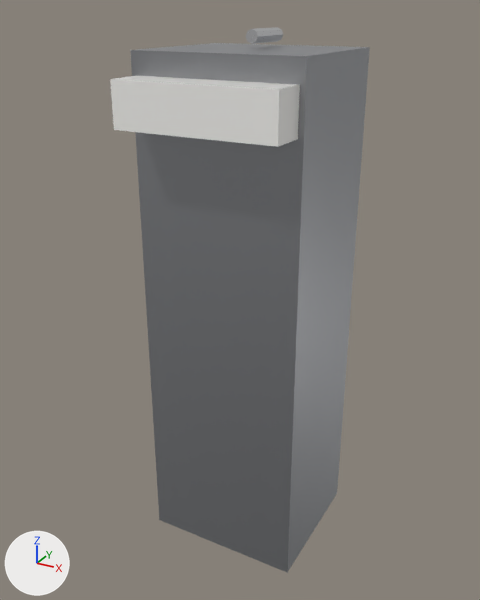
A saved change to the glTF model public/models/authoring/plumbing-fountain.glb.
Before and after are seen from a camera (50 mm lens) standing at (0.571, -1.171, 1.064) and looking at (-0.011, -0.112, 0.535). The lights are fixed; the arrows at lower left show +X, +Y and +Z. The older version comes first. Where no turn or scale is listed for an object, it has been applied to the vertices. Vertices at exactly the same position are counted once.

The first picture shows 'Basin', 'Body.002', 'Spout'.
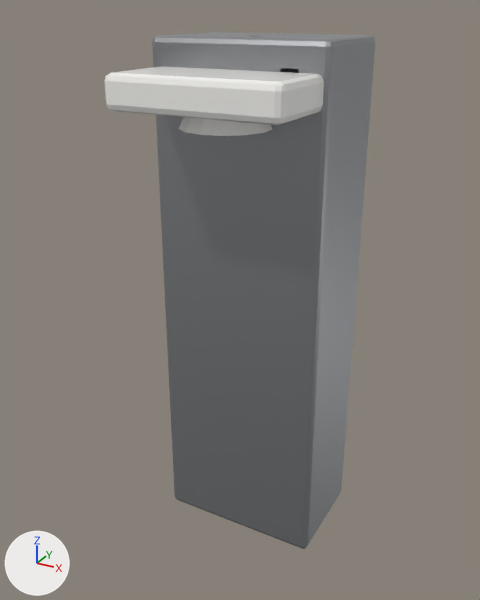
Where the change shows, as pixel boxes [x1, y1, x2, y2] in the pictures (480 x 600 px):
'Body.002', reshaped (7% narrower): before [130, 43, 370, 573]; after [152, 32, 376, 549]
'Basin', reshaped: before [110, 76, 300, 147]; after [105, 66, 324, 125]
'Well.001', added: after [179, 117, 273, 136]
'Spout', deleted: before [246, 27, 283, 44]

The change, as a list of edits to the scene's bpy script:
```text
Change me_basin:
    used by ob_basin; location = (0.0, 0.0, 0.0)
    remove me_basin.from_pydata(...)  # 8 vertices, 12 faces; spans x -0.15..0.15, y -0.29..-0.07, z 0.88..0.96
    add me_basin.from_pydata(...)  # 56 vertices, 108 faces; spans x -0.16..0.16, y -0.3..-0.06, z 0.91..0.97
    me_basin part 1: the whole mesh is rebuilt
Change me_body_002:
    used by ob_body_002; location = (0.0, 0.0, 0.0)
    remove me_body_002.from_pydata(...)  # 8 vertices, 12 faces; spans x -0.16..0.16, y -0.22..0.06, z 0.0..1.0
    add me_body_002.from_pydata(...)  # 56 vertices, 108 faces; spans x -0.17..0.17, y -0.15..0.07, z 0.0..1.02
    me_body_002 part 2
    6 vertices are removed from x -0.16..0.16, y -0.22..0.06, z 0.0..1.0
    12 faces are deleted
    35 vertices are added at x -0.17..0.17, y -0.15..0.07, z 0.0..1.02
    12 new vertices lie (0.0, 0.0, 1.0) away from vertices in x -0.17..0.17, y -0.15..0.07, z 0.01
    7 new vertices lie (0.32, 0.0, 0.0) away from vertices in x -0.16, y -0.147..0.067, z 0.0..1.02
    108 new faces join them
Add me_well:
    me_well.from_pydata(...)  # a 14-sided cut cone along z (radius 0.08 at the low end, 0.059 at the high end) spanning x -0.078..0.078, y -0.26..-0.1, z 0.88..0.92
    me_well.materials.append(mat_a_ceramic)  # white #f8f7f3
Remove ob_spout:
    ob_spout = bpy.data.objects.new('Spout', me_spout)
    ob_spout.location = (0.0, 0.0, 0.0)
Add ob_well_001:
    ob_well_001 = bpy.data.objects.new('Well.001', me_well)
    ob_well_001.location = (0.0, 0.0, 0.0)
```
